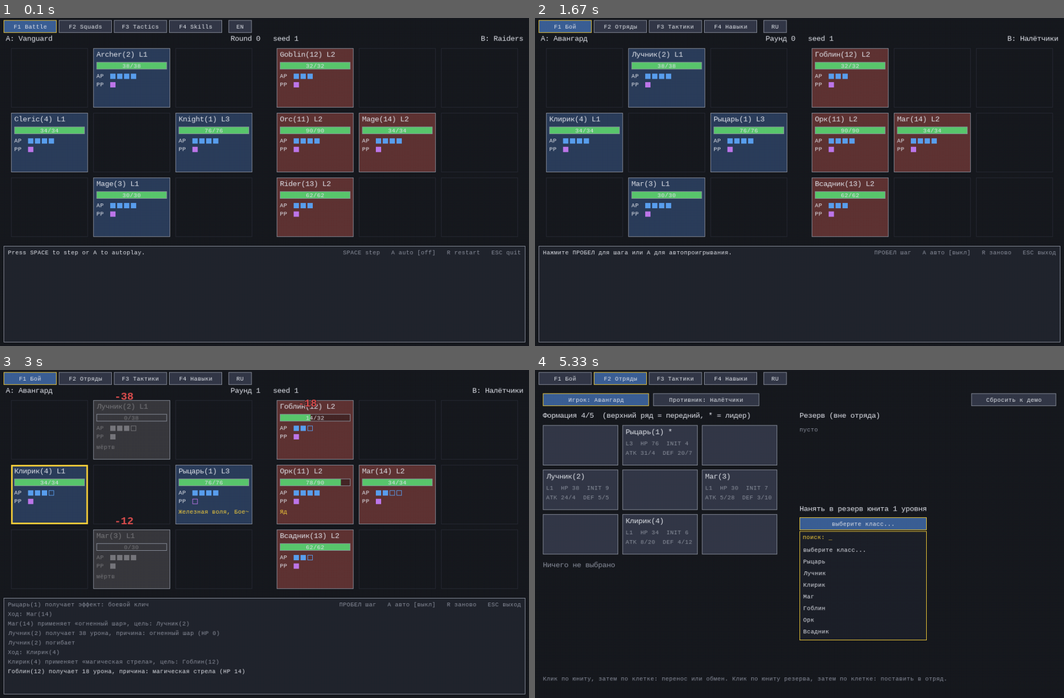
Above: before the commit, frames 1-4 (two rows, left to right).
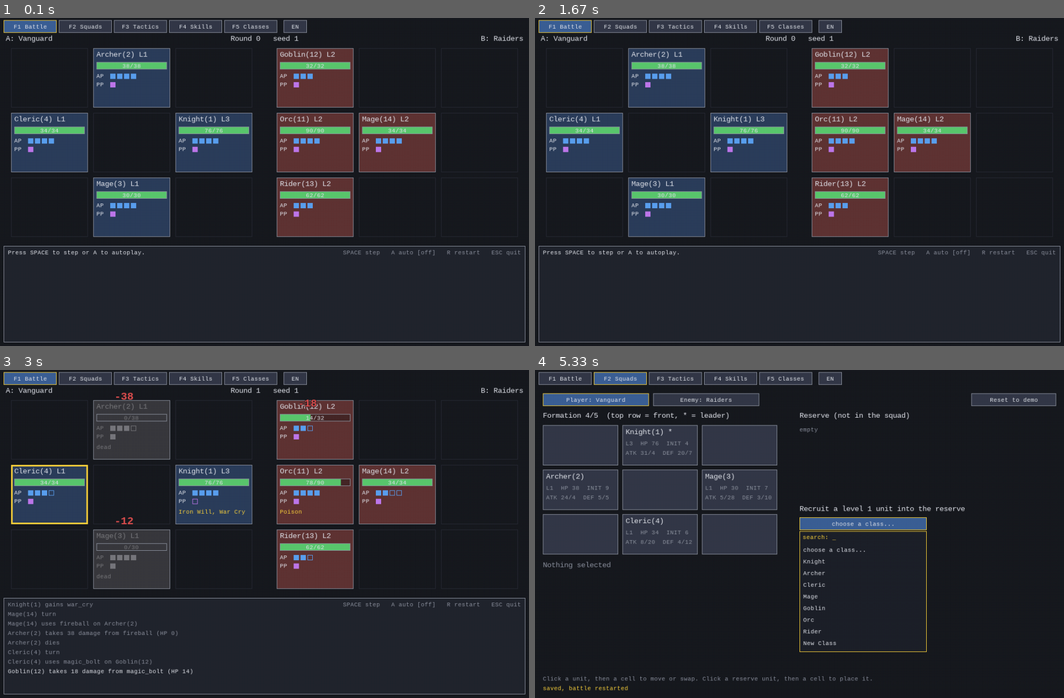
Above: after the commit, the same moments.

Repository: ler1223/MYUO
Game: pygame game, started from demo_pygame.py
Two runs of this game, one before a commit and one after it. Both use one fixed random seed, a clock stepped at 60 frames per second and the inputs below.
Inputs (mouse positions are in pixels of both pictures, inside the frame that each line leads up to):
- Up to frame 1 (0.1 s): no input
- Up to frame 2 (1.67 s): click "F3 Tactics" at 0.38 s; click (783, 27) at 0.72 s, where only the run after the commit has a clickable "F5 Classes"; click (566, 309) at 1.05 s, where only the run after the commit has a clickable "+ New"; click (566, 27) at 1.38 s, where only the run after the commit has a clickable "F1 Battle"
- Up to frame 3 (3 s): tap Space at 1.67, 2.07, 2.37, 2.62, 2.95 s
- Up to frame 4 (5.33 s): tap A at 3.03 s; tap Space at 3.25, 3.45, 3.75, 4.02 s; click (619, 379) at 4.33 s, where only the run after the commit has a clickable "F2 Squads"; move the mouse to (646, 471) at 4.62 s; click (646, 471) at 4.67 s; move the mouse to (820, 520) at 4.95 s; click (820, 520) at 5 s

The runs differ from the first frame. In frame 1, 0.4% of the frame differs, in the area x 42-59%, y 0-5%; in frame 2, 1.5%; in frame 3, 2.5%; in frame 4, 2.7%, in the area x 1-96%, y 0-99%.

Commit message:
Window: class editor
Edit, create and delete unit classes: name, base stats and per-level growth
for all 11 stats, AP/PP maximums, tags, equipment slots from the fixed slot
type list, skills, passives and default tactics. Units already in squads are
rebuilt from the edited class; units of a deleted class leave the squads.

Co-Authored-By: Claude Opus 5.5 <noreply@anthropic.com>

Diff:
--- a/data/lang/ru.json
+++ b/data/lang/ru.json
@@ -256,5 +256,16 @@
   "yes": "да",
   "no": "нет",
   "saved, battle restarted": "сохранено, бой перезапущен",
-  "cannot build the demo squads": "не удалось собрать демо-отряды"
+  "cannot build the demo squads": "не удалось собрать демо-отряды",
+  "AP max": "Макс. AP",
+  "PP max": "Макс. PP",
+  "stat": "стат",
+  "base": "база",
+  "per level": "за уровень",
+  "Tags": "Теги",
+  "Passives": "Пассивки",
+  "Equipment slots: {n}": "Слоты снаряжения: {n}",
+  "+ add slot...": "+ добавить слот...",
+  "(remove slot)": "(убрать слот)",
+  "Default tactics (given to new units of the class)": "Тактики по умолчанию (их получают новые юниты класса)"
 }
--- a/demo_pygame.py
+++ b/demo_pygame.py
@@ -23,6 +23,7 @@
 from game.scenario import Scenario, build_demo
 from game.squad import Formation, Squad
 from game.unit import Unit
+from pygame_data_editors import ClassEditor
 from pygame_editors import SkillEditor, SquadEditor, TacticsEditor
 from pygame_ui import BG, DIM, GREEN, HEIGHT, PANEL, RED, SLOT, TEXT, UI, WIDTH, YELLOW, fit, load_fonts
 
@@ -121,6 +122,7 @@
             ("Squads", SquadEditor()),
             ("Tactics", TacticsEditor()),
             ("Skills", SkillEditor()),
+            ("Classes", ClassEditor()),
         ]
 
     def _load_setup(self, lang: Optional[str]) -> Scenario:
--- /dev/null
+++ b/pygame_data_editors.py
@@ -0,0 +1,133 @@
+"""Экраны редакторов справочника: классы юнитов.
+
+Каждая правка сразу записывается в app.db через Database.update (он же её проверяет);
+на диск справочник сохраняется при переходе на вкладку боя.
+"""
+from __future__ import annotations
+
+import copy
+from typing import Optional
+
+import pygame
+
+from game.editing import new_unit_data, stat_default
+from game.stats import Stat
+from game.tags import TAG_UNIT
+from pygame_editors import EMPTY, FORM_X, TOP, EditorHost, apply, entity_list, named, plain, rule_table, tag_options
+from pygame_ui import DIM, HEIGHT, RED, UI
+
+CLASS_RULES = 6     # сколько правил тактики по умолчанию помещается в редакторе класса
+MAX_SLOTS = 6
+
+
+def list_buttons(ui: UI, can_delete: bool) -> tuple[bool, bool]:
+    """Кнопки под списком объектов: (нажато «новый», нажато «удалить»)."""
+    new = bool(ui.button(ui.t("+ New"), pygame.Rect(16, HEIGHT - 84, 92, 24)))
+    delete = bool(ui.button(ui.t("Delete"), pygame.Rect(112, HEIGHT - 84, 94, 24), enabled=can_delete, color=RED))
+    return new, delete
+
+
+class ClassEditor:
+    """Класс юнита: статы и рост, AP/PP, теги, слоты, навыки, пассивки, тактики по умолчанию."""
+
+    def __init__(self) -> None:
+        self.unit_id: Optional[str] = None
+
+    def draw(self, ui: UI, app: EditorHost) -> None:
+        db = app.db
+        if self.unit_id not in db.units:
+            self.unit_id = next(iter(db.units), None)
+        if self.unit_id is not None:
+            self._draw_form(ui, app, self.unit_id)
+        ui.text(ui.t("Classes"), 16, TOP, DIM, "small")
+        clicked = entity_list(ui, "classes", named(ui, db.units.values()), self.unit_id, TOP + 20, 18)
+        if clicked is not None:
+            self.unit_id = clicked
+        new, delete = list_buttons(ui, self.unit_id is not None)
+        if new:
+            self.unit_id = db.create("units", "New Class", new_unit_data(db))
+            app.data_changed()
+        elif delete:
+            db.delete("units", self.unit_id)  # юниты этого класса исчезнут из отрядов
+            app.data_changed()
+
+    def _draw_form(self, ui: UI, app: EditorHost, unit_id: str) -> None:
+        t, db, x = ui.t, app.db, FORM_X
+        definition = db.units[unit_id]
+        data = definition.to_dict()
+        new = copy.deepcopy(data)
+        key = ("class", unit_id)
+
+        # Название и ресурсы
+        ui.text(t("Name"), x, TOP + 4, font="small")
+        name = ui.text_input((key, "name"), pygame.Rect(x + 76, TOP, 200, 24), data["name"])
+        if name:
+            new["name"] = name
+        ui.text(f"id: {unit_id}", x + 290, TOP + 5, DIM, "small")
+        for field, label, fx in (("ap_max", "AP max", 480), ("pp_max", "PP max", 610)):
+            ui.text(t(label), x + fx, TOP + 4, font="small")
+            value = ui.number_input((key, field), pygame.Rect(x + fx + 64, TOP, 44, 24), data[field], 0, 9)
+            if value is not None:
+                new[field] = value
+
+        # Статы: база и прирост за уровень
+        y = TOP + 34
+        for label, offset in (("stat", 0), ("base", 116), ("per level", 178)):
+            ui.text(t(label), x + offset, y, DIM, "small")
+        for row, stat in enumerate(Stat):
+            ry = y + 18 + row * 24
+            ui.text(t(stat.value), x, ry + 3, font="small", width=112)
+            base = data["stats"].get(stat.value, stat_default(stat))
+            value = ui.number_input((key, "base", stat.value), pygame.Rect(x + 116, ry, 56, 22), base, 0, 9999)
+            if value is not None:
+                new["stats"][stat.value] = value
+            growth = data["growth"].get(stat.value, 0)
+            value = ui.number_input((key, "growth", stat.value), pygame.Rect(x + 178, ry, 56, 22), growth, 0, 999,
+                                    integer=False)
+            if value is not None:
+                new["growth"][stat.value] = value
+                if value == 0:
+                    del new["growth"][stat.value]
+
+        # Теги, навыки, пассивки
+        rx = x + 262
+        lists = (
+            ("tags", "Tags", tag_options(ui, db, TAG_UNIT)),
+            ("skills", "Skills", named(ui, db.skills.values())),
+            ("passives", "Passives", named(ui, db.passives.values())),
+        )
+        for row, (field, label, choices) in enumerate(lists):
+            ry = y + row * 30
+            ui.text(t(label), rx, ry + 4, font="small")
+            picked = ui.multiselect((key, field), pygame.Rect(rx + 80, ry, 420, 24), choices, data[field])
+            if picked is not None:
+                new[field] = picked
+
+        # Слоты снаряжения: тип каждого слота выбирается из фиксированного списка
+        sy = y + 96
+        slots = data["slots"]
+        ui.text(t("Equipment slots: {n}", n=len(slots)), rx, sy + 4, font="small")
+        slot_choices = plain(ui, db.slot_types)
+        picked = ui.dropdown((key, "add-slot"), pygame.Rect(rx + 200, sy, 160, 24),
+                             [(EMPTY, t("+ add slot...")), *slot_choices], EMPTY)
+        if picked and len(slots) < MAX_SLOTS:
+            new["slots"] = slots + [picked]
+        for i, slot in enumerate(slots[:MAX_SLOTS]):
+            rect = pygame.Rect(rx + (i % 3) * 168, sy + 30 + (i // 3) * 28, 160, 24)
+            picked = ui.dropdown((key, "slot", i), rect, [(EMPTY, t("(remove slot)")), *slot_choices], slot)
+            if picked is not None and picked != slot:
+                new["slots"] = slots[:i] + ([picked] if picked else []) + slots[i + 1:]
+
+        # Тактики по умолчанию: их получают новые юниты класса
+        ty = y + 18 + len(Stat) * 24 + 8
+        ui.text(t("Default tactics (given to new units of the class)"), x, ty, font="small")
+        rules = data["tactics"]
+        skill_ids = [s for s in data["skills"] if s in db.skills]
+        new_rules = rule_table(ui, db, (key, "tactics"), rules, skill_ids, x, ty + 20, CLASS_RULES)
+        if new_rules is not None:
+            new["tactics"] = new_rules
+
+        if new != data:
+            # Навык убрали у класса: правила по умолчанию с ним тоже убираются.
+            new["tactics"] = [r for r in new["tactics"] if r["skill"] in new["skills"]]
+            apply(app, "units", unit_id, new)
--- a/pygame_editors.py
+++ b/pygame_editors.py
@@ -132,7 +132,7 @@
 
 
 def rule_table(ui: UI, db: Database, key: Hashable, rules: list[dict[str, Any]], skill_ids: Sequence[str],
-               x: int, y: int) -> Optional[list[dict[str, Any]]]:
+               x: int, y: int, max_rules: int = MAX_RULES) -> Optional[list[dict[str, Any]]]:
     """Таблица правил тактики с кнопкой добавления. Возвращает новый список правил, если его изменили."""
     t = ui.t
     for label, offset in (("if self", RULE_SELF), ("if target", RULE_TARGET), ("pick", RULE_PICK),
@@ -169,7 +169,7 @@
             new_rules = rules[:i] + [rules[i + 1], rule] + rules[i + 2:]
         if ui.button("x", pygame.Rect(x + RULE_MOVE + 60, ry, 26, 24), color=RED):
             new_rules = rules[:i] + rules[i + 1:]
-    can_add = len(rules) < MAX_RULES and bool(skill_choices)
+    can_add = len(rules) < max_rules and bool(skill_choices)
     if ui.button(t("+ Add rule"), pygame.Rect(x + 24, y + len(rules) * ROW_H + 4, 160, 24), enabled=can_add):
         new_rules = rules + [default_rule([s for s, _ in skill_choices])]
     return new_rules
